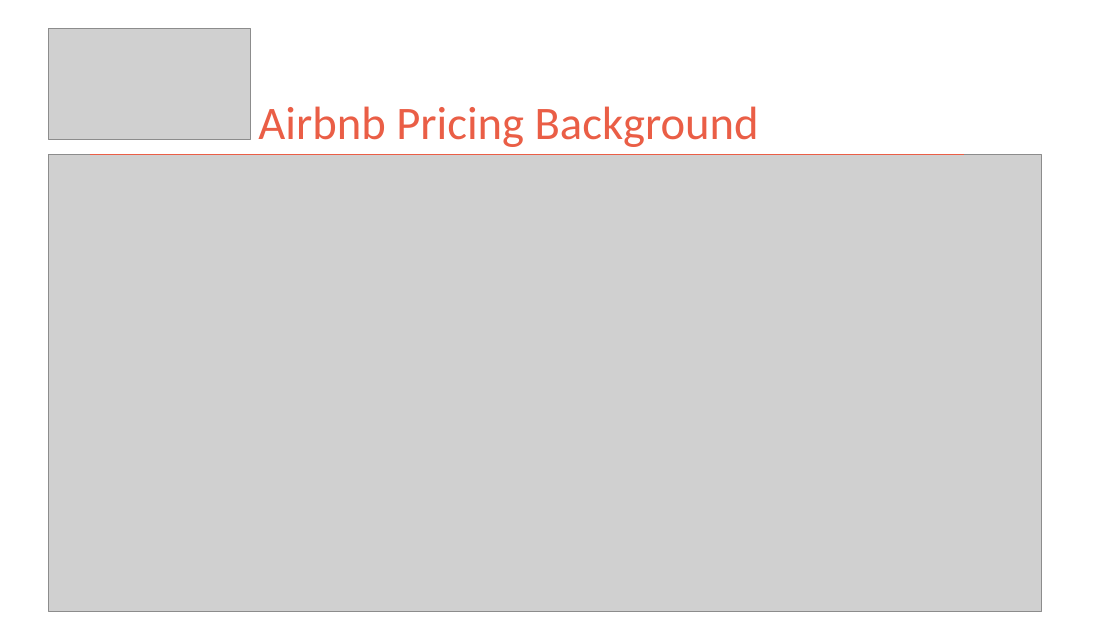
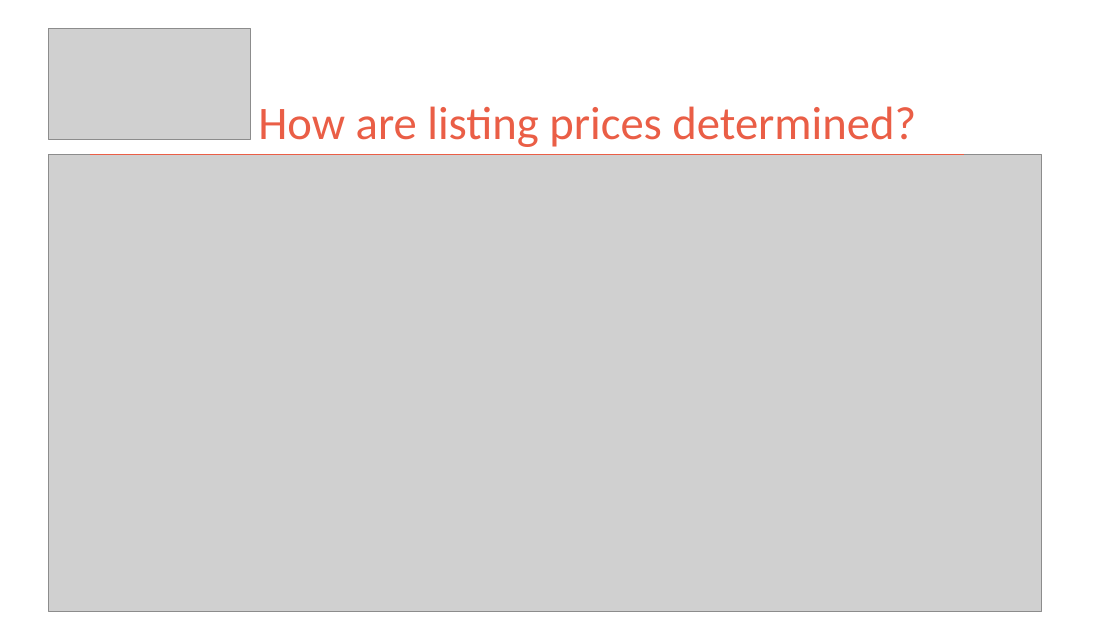
Before and after one commit to kman4/AirbnbPredictions, a slide deck: slide 2 of Airbnb Price Predictions (Model).pptx. Drawn at 1120x630 pixels with LibreOffice and Linux fonts; fonts in the diff are those of the drawing; grey boxes stand for pictures. Boxes give left, top, right and bottom in pixels: in the first picture for what was removed or moved away, otherwise in the second. Text is boxed around its words. In the diff, an @@ line names an element or a change of style, - is before the commit and + after.

```diff
--- a/Airbnb Price Predictions (Model).pptx
+++ b/Airbnb Price Predictions (Model).pptx
@@ title at [258,106,916,147]: text changed @@
-Airbnb Pricing Background
+How are listing prices determined?
```
Also in this commit, not shown: 1 other slide changed.
